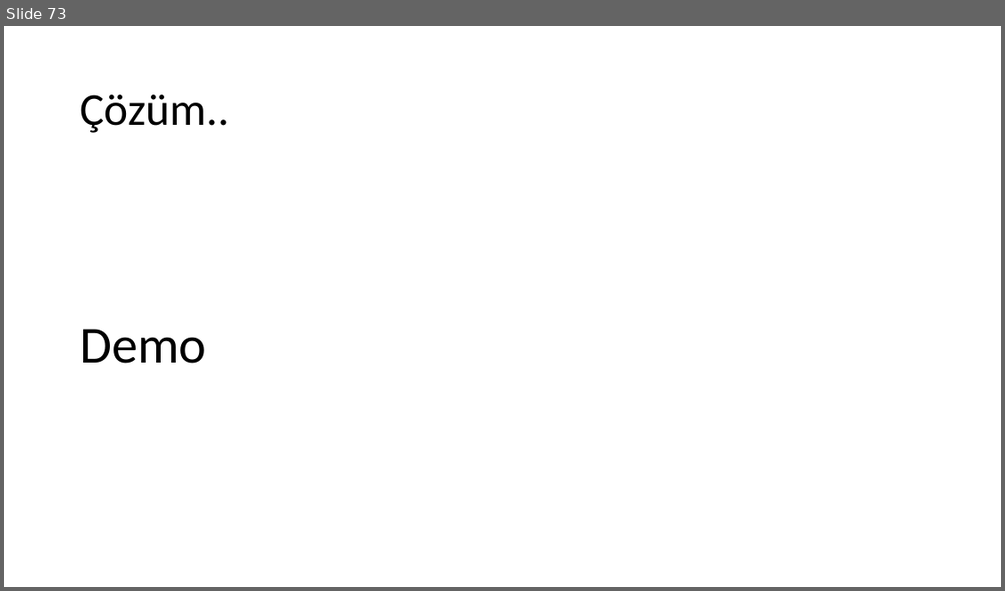
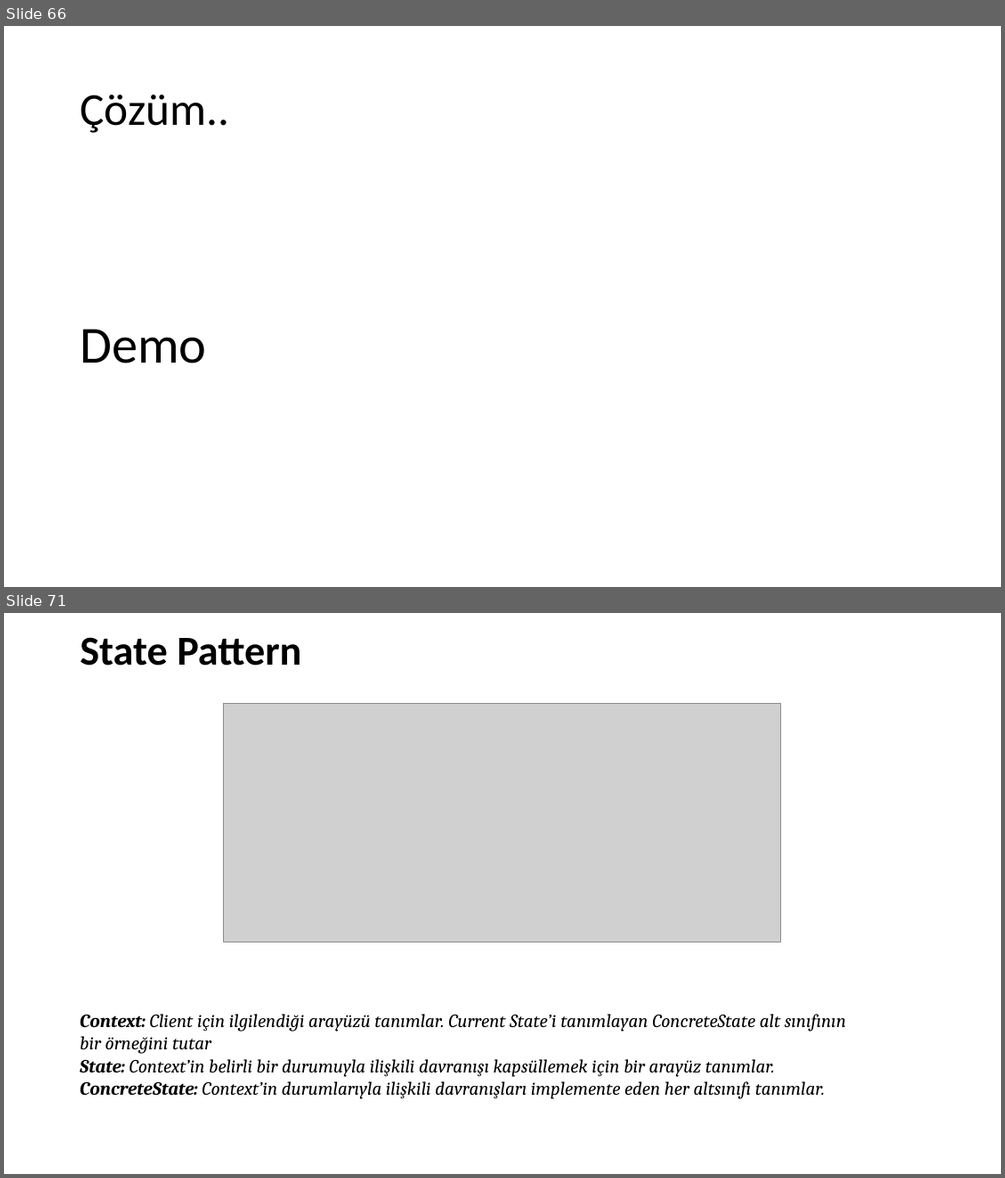
Before and after one commit to umiitkose/DesignPattern-Umiitkose, a slide deck: Tasarımdesenleri.pptx. Shown one above the other, each under a label of ours: slide 73 before the commit, slides 66 and 71 after it; the slides between them are not shown. The pictures are 1005x591 and 1005x1178 pixels, drawn with LibreOffice and Linux fonts; fonts in the diff are those of the drawing; grey boxes stand for pictures. Boxes give left, top, right and bottom in pixels: in the first picture for what was removed or moved away, otherwise in the second. Text is boxed around its words. In the diff, an @@ line names an element or a change of style, - is before the commit and + after.

```diff
--- a/Tasarımdesenleri.pptx
+++ b/Tasarımdesenleri.pptx
@@ slide 71 added at (4,613,1001,1174), background #FFFFFF @@
@@ title added at (80,637,301,666), 39.6 pt, text #000000, bold @@
+State Pattern
@@ picture added at (223,704,781,941) @@
@@ text added at (80,1013,846,1099), 18 pt, text #000000, italic @@
+Context: Client için ilgilendiği arayüzü tanımlar. Current State’i tanımlayan ConcreteState alt sınıfının bir örneğini tutar
+State: Context’in belirli bir durumuyla ilişkili davranışı kapsüllemek için bir arayüz tanımlar.
+ConcreteState: Context’in durumlarıyla ilişkili davranışları implemente eden her altsınıfı tanımlar.
@@ what was slide 73 is now slide 66 @@
```
Also in this commit, not shown: 6 slides changed, 27 other slides added, 2 slides removed.
